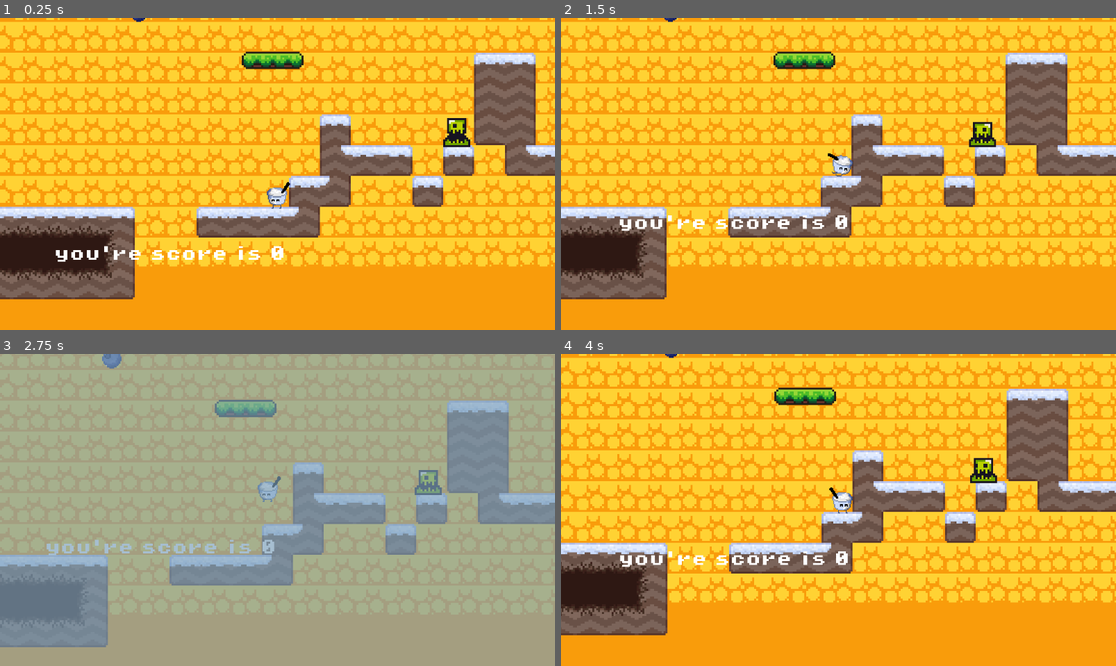
Above: before the commit, frames 1-4 (two rows, left to right).
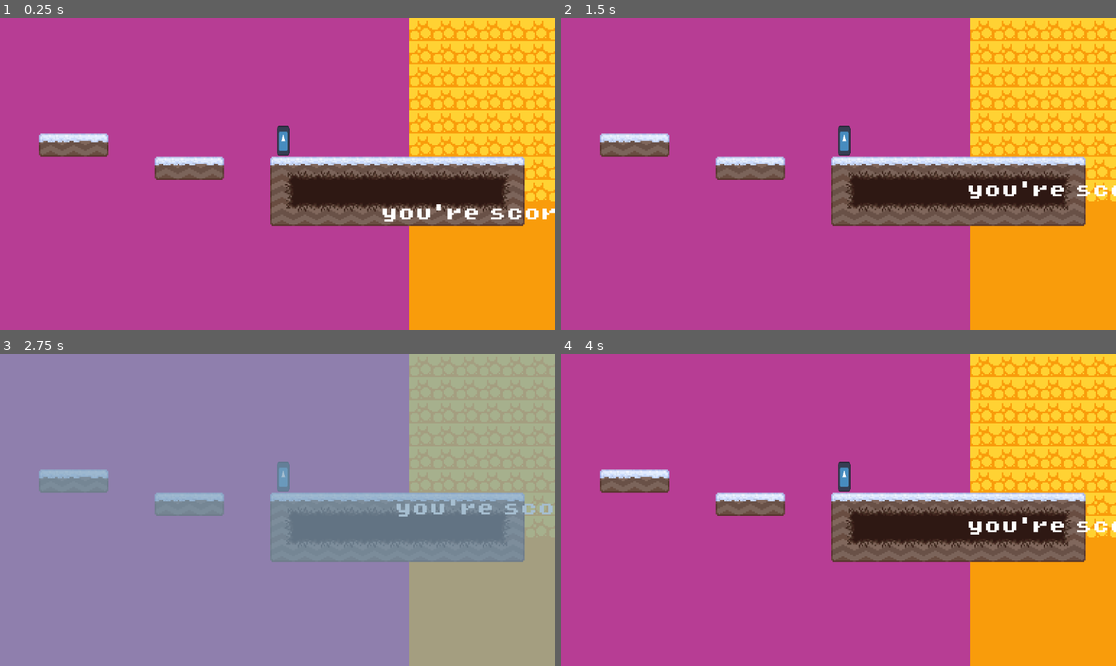
Above: after the commit, the same moments.

Repository: KingKiwiThe3rd/Priff-My-Beloved
Game: Godot game, scene res://scenes/game.tscn
The game is run twice, just before and just after one commit, with the same random seed, the same clock (stepped at 60 frames per second) and the same inputs. The engine's default icon, where the game draws it, is replaced by a stand-in: a white triangle on a blue panel in a dark square.
Inputs:
- Up to frame 1 (0.25 s): no input
- Up to frame 2 (1.5 s): hold Right (Move Right) from 0.53 s (still down); tap Space (Jump) at 0.6, 0.77, 1.07 s; tap Shift (Dash) at 1.35 s
- Up to frame 3 (2.75 s): tap Space (Jump) at 1.52, 1.55, 1.82, 2.3 s; release Right (Move Right) at 2.03 s; hold A (Move Left) from 2.03 s (still down); tap F (time_slow) at 2.1 s
- Up to frame 4 (4 s): release A (Move Left) at 2.78 s; hold Right (Move Right) from 2.78 s (still down); tap Space (Jump) at 2.85, 3.02, 3.32, 3.77, 3.8 s; tap Shift (Dash) at 3.6 s

The runs differ from the first frame. In frame 1, 88% of the frame differs, in the area x 0-100%, y 0-100%; in frame 2, 88%; in frame 3, 77%; in frame 4, 88%.

Commit message:
added new animations

Diff:
--- a/scenes/camera_zone.tscn
+++ b/scenes/camera_zone.tscn
@@ -6,7 +6,7 @@
 size = Vector2(100, 490)
 
 [node name="CameraZone" type="Area2D"]
-collision_mask = 4
+collision_mask = 6
 script = ExtResource("1_y6if2")
 
 [node name="CollisionShape2D2" type="CollisionShape2D" parent="."]
--- a/scenes/game.tscn
+++ b/scenes/game.tscn
@@ -1,9 +1,10 @@
-[gd_scene load_steps=21 format=3 uid="uid://borctkti25q41"]
+[gd_scene load_steps=22 format=3 uid="uid://borctkti25q41"]
 
 [ext_resource type="PackedScene" uid="uid://bowmp2irv84q6" path="res://scenes/priff.tscn" id="1_pqc4m"]
 [ext_resource type="Script" uid="uid://cl888tpmf610n" path="res://scripts/priff.gd" id="2_vn441"]
 [ext_resource type="Texture2D" uid="uid://s7nh266hpih3" path="res://assets/sprites/world_tileset.png" id="3_5h83q"]
 [ext_resource type="Texture2D" uid="uid://dyhd2bigbrg0h" path="res://assets/sprites/ap6igho8.png" id="3_i75mv"]
+[ext_resource type="Script" uid="uid://dnb3hvg883nlu" path="res://scripts/camera_2d.gd" id="3_kvuet"]
 [ext_resource type="PackedScene" uid="uid://qcob8sd6dwbd" path="res://scenes/gplatform.tscn" id="4_7u5vg"]
 [ext_resource type="PackedScene" uid="uid://8u1td8yku887" path="res://scenes/coin.tscn" id="5_awnxt"]
 [ext_resource type="PackedScene" uid="uid://bl7seeri7bbgm" path="res://scenes/slime.tscn" id="6_cicc7"]
@@ -339,7 +340,20 @@
 [node name="Priff" parent="." instance=ExtResource("1_pqc4m")]
 z_index = 10
 position = Vector2(53, 91)
+scale = Vector2(1.5, 1.5)
 script = ExtResource("2_vn441")
+
+[node name="Camera2D" type="Camera2D" parent="Priff"]
+position = Vector2(-11, -24)
+scale = Vector2(0.4, 0.279999)
+zoom = Vector2(3, 3)
+limit_bottom = 160
+position_smoothing_enabled = true
+drag_horizontal_enabled = true
+drag_vertical_enabled = true
+drag_top_margin = 0.3
+drag_bottom_margin = 0.3
+script = ExtResource("3_kvuet")
 
 [node name="TileMap" type="TileMap" parent="."]
 position = Vector2(-5, 0)
@@ -500,3 +514,5 @@
 color = Color(0.996078, 0, 0, 0.65098)
 
 [node name="CameraZone" parent="." instance=ExtResource("12_dinhu")]
+position = Vector2(14, 75)
+scale = Vector2(1.5, 1.5)
--- a/scenes/priff.tscn
+++ b/scenes/priff.tscn
@@ -1,147 +1,70 @@
-[gd_scene load_steps=44 format=3 uid="uid://bowmp2irv84q6"]
+[gd_scene load_steps=23 format=3 uid="uid://bowmp2irv84q6"]
 
-[ext_resource type="Texture2D" uid="uid://dwr20yab21rnf" path="res://assets/sprites/Priff my beloved_dash.png" id="1_b3fik"]
-[ext_resource type="Texture2D" uid="uid://d1c02k04rrfnx" path="res://assets/sprites/Priff my beloved_fall.png" id="1_dq3ae"]
-[ext_resource type="Texture2D" uid="uid://dy3bkk8qnnsu5" path="res://assets/sprites/Priff my beloved_idle-Sheet.png" id="1_vavi7"]
-[ext_resource type="Texture2D" uid="uid://ylohvb1w4fi6" path="res://assets/sprites/Priff my beloved_anticipationJump.png" id="2_su55d"]
-[ext_resource type="Texture2D" uid="uid://d2g063wymlypo" path="res://assets/sprites/Priff my beloved_jump.png" id="3_4f2gj"]
-[ext_resource type="Texture2D" uid="uid://byinmhwmxm3ij" path="res://assets/sprites/Priff my beloved_walk-Sheet.png" id="3_qtxau"]
+[ext_resource type="Texture2D" uid="uid://c5kimk0mm3fv5" path="res://assets/sprites/priff_new_look_4.png" id="1_j4on4"]
+[ext_resource type="Texture2D" uid="uid://cjavwqc0381bs" path="res://assets/sprites/priff_new_look_2.png" id="2_vfhwo"]
+[ext_resource type="Texture2D" uid="uid://p2xlcto68yfh" path="res://assets/sprites/priff_new_look_3.png" id="3_k74yn"]
+[ext_resource type="Texture2D" uid="uid://bg7lvq50nfjbd" path="res://assets/sprites/priff_new-look_1.png" id="6_52h14"]
 [ext_resource type="Script" uid="uid://4l2s8w836mhf" path="res://scripts/dash_manager.gd" id="7_qdgp1"]
 [ext_resource type="Script" uid="uid://bi8cd36alxvtx" path="res://scripts/ui_manager.gd" id="8_2i0o8"]
 [ext_resource type="FontFile" uid="uid://ceoyep7e0baws" path="res://assets/fonts/PixelOperator8-Bold.ttf" id="9_posfk"]
 
-[ext_resource type="FontFile" uid="uid://b8i13b3yqmoai" path="res://assets/fonts/PixelOperator8-Bold.ttf" id="9_posfk"]
-[ext_resource type="Script" uid="uid://dnb3hvg883nlu" path="res://scripts/camera_2d.gd" id="10_vfhwo"]
+[sub_resource type="AtlasTexture" id="AtlasTexture_5rsy8"]
+atlas = ExtResource("1_j4on4")
+region = Rect2(0, 0, 16, 16)
 
-[sub_resource type="AtlasTexture" id="AtlasTexture_5u1xv"]
-atlas = ExtResource("1_dq3ae")
-region = Rect2(0, 0, 32, 32)
+[sub_resource type="AtlasTexture" id="AtlasTexture_5drvw"]
+atlas = ExtResource("2_vfhwo")
+region = Rect2(0, 0, 16, 16)
 
-[sub_resource type="AtlasTexture" id="AtlasTexture_4umdc"]
-atlas = ExtResource("1_vavi7")
-region = Rect2(0, 0, 32, 32)
+[sub_resource type="AtlasTexture" id="AtlasTexture_vfhwo"]
+atlas = ExtResource("3_k74yn")
+region = Rect2(0, 0, 16, 16)
 
-[sub_resource type="AtlasTexture" id="AtlasTexture_3r3ya"]
-atlas = ExtResource("1_vavi7")
-region = Rect2(32, 0, 32, 32)
+[sub_resource type="AtlasTexture" id="AtlasTexture_52h14"]
+atlas = ExtResource("3_k74yn")
+region = Rect2(16, 0, 16, 16)
 
-[sub_resource type="AtlasTexture" id="AtlasTexture_dsqcq"]
-atlas = ExtResource("1_vavi7")
-region = Rect2(64, 0, 32, 32)
+[sub_resource type="AtlasTexture" id="AtlasTexture_vu2oc"]
+atlas = ExtResource("2_vfhwo")
+region = Rect2(0, 0, 16, 16)
 
-[sub_resource type="AtlasTexture" id="AtlasTexture_5grfq"]
-atlas = ExtResource("1_vavi7")
-region = Rect2(96, 0, 32, 32)
+[sub_resource type="AtlasTexture" id="AtlasTexture_karg0"]
+atlas = ExtResource("6_52h14")
+region = Rect2(0, 0, 16, 16)
 
-[sub_resource type="AtlasTexture" id="AtlasTexture_rn0p7"]
-atlas = ExtResource("1_vavi7")
-region = Rect2(128, 0, 32, 32)
+[sub_resource type="AtlasTexture" id="AtlasTexture_kubuc"]
+atlas = ExtResource("6_52h14")
+region = Rect2(16, 0, 16, 16)
 
-[sub_resource type="AtlasTexture" id="AtlasTexture_10kq6"]
-atlas = ExtResource("1_vavi7")
-region = Rect2(160, 0, 32, 32)
+[sub_resource type="AtlasTexture" id="AtlasTexture_npyay"]
+atlas = ExtResource("6_52h14")
+region = Rect2(32, 0, 16, 16)
 
-[sub_resource type="AtlasTexture" id="AtlasTexture_hcp6b"]
-atlas = ExtResource("1_vavi7")
-region = Rect2(192, 0, 32, 32)
+[sub_resource type="AtlasTexture" id="AtlasTexture_6lqxd"]
+atlas = ExtResource("6_52h14")
+region = Rect2(48, 0, 16, 16)
 
-[sub_resource type="AtlasTexture" id="AtlasTexture_ke3sh"]
-atlas = ExtResource("1_vavi7")
-region = Rect2(224, 0, 32, 32)
+[sub_resource type="AtlasTexture" id="AtlasTexture_yama8"]
+atlas = ExtResource("6_52h14")
+region = Rect2(64, 0, 16, 16)
 
-[sub_resource type="AtlasTexture" id="AtlasTexture_3wqbe"]
-atlas = ExtResource("1_vavi7")
-region = Rect2(256, 0, 32, 32)
+[sub_resource type="AtlasTexture" id="AtlasTexture_mkgla"]
+atlas = ExtResource("6_52h14")
+region = Rect2(80, 0, 16, 16)
 
-[sub_resource type="AtlasTexture" id="AtlasTexture_fb4ph"]
-atlas = ExtResource("1_vavi7")
-region = Rect2(288, 0, 32, 32)
+[sub_resource type="AtlasTexture" id="AtlasTexture_svlr1"]
+atlas = ExtResource("6_52h14")
+region = Rect2(96, 0, 16, 16)
 
-[sub_resource type="AtlasTexture" id="AtlasTexture_iauno"]
-atlas = ExtResource("1_vavi7")
-region = Rect2(320, 0, 32, 32)
-
-[sub_resource type="AtlasTexture" id="AtlasTexture_fios0"]
-atlas = ExtResource("1_vavi7")
-region = Rect2(352, 0, 32, 32)
-
-[sub_resource type="AtlasTexture" id="AtlasTexture_0iio3"]
-atlas = ExtResource("2_su55d")
-region = Rect2(0, 0, 32, 32)
-
-[sub_resource type="AtlasTexture" id="AtlasTexture_862m7"]
-atlas = ExtResource("3_4f2gj")
-region = Rect2(0, 0, 32, 32)
-
-[sub_resource type="AtlasTexture" id="AtlasTexture_glyvy"]
-atlas = ExtResource("3_qtxau")
-region = Rect2(0, 0, 32, 32)
-
-[sub_resource type="AtlasTexture" id="AtlasTexture_ru1k3"]
-atlas = ExtResource("3_qtxau")
-region = Rect2(32, 0, 32, 32)
-
-[sub_resource type="AtlasTexture" id="AtlasTexture_c35ry"]
-atlas = ExtResource("3_qtxau")
-region = Rect2(64, 0, 32, 32)
-
-[sub_resource type="AtlasTexture" id="AtlasTexture_25i45"]
-atlas = ExtResource("3_qtxau")
-region = Rect2(96, 0, 32, 32)
-
-[sub_resource type="AtlasTexture" id="AtlasTexture_63s5x"]
-atlas = ExtResource("3_qtxau")
-region = Rect2(128, 0, 32, 32)
-
-[sub_resource type="AtlasTexture" id="AtlasTexture_21y78"]
-atlas = ExtResource("3_qtxau")
-region = Rect2(160, 0, 32, 32)
-
-[sub_resource type="AtlasTexture" id="AtlasTexture_bowif"]
-atlas = ExtResource("3_qtxau")
-region = Rect2(192, 0, 32, 32)
-
-[sub_resource type="AtlasTexture" id="AtlasTexture_s8gdi"]
-atlas = ExtResource("3_qtxau")
-region = Rect2(224, 0, 32, 32)
-
-[sub_resource type="AtlasTexture" id="AtlasTexture_8rqvh"]
-atlas = ExtResource("3_qtxau")
-region = Rect2(256, 0, 32, 32)
-
-[sub_resource type="AtlasTexture" id="AtlasTexture_ppcrg"]
-atlas = ExtResource("3_qtxau")
-region = Rect2(288, 0, 32, 32)
-
-[sub_resource type="AtlasTexture" id="AtlasTexture_efbwm"]
-atlas = ExtResource("3_qtxau")
-region = Rect2(320, 0, 32, 32)
-
-[sub_resource type="AtlasTexture" id="AtlasTexture_sll23"]
-atlas = ExtResource("3_qtxau")
-region = Rect2(352, 0, 32, 32)
-
-[sub_resource type="AtlasTexture" id="AtlasTexture_fo5k0"]
-atlas = ExtResource("3_qtxau")
-region = Rect2(384, 0, 32, 32)
-
-[sub_resource type="AtlasTexture" id="AtlasTexture_v45g1"]
-atlas = ExtResource("3_qtxau")
-region = Rect2(416, 0, 32, 32)
-
-[sub_resource type="AtlasTexture" id="AtlasTexture_wquoa"]
-atlas = ExtResource("3_qtxau")
-region = Rect2(448, 0, 32, 32)
-
-[sub_resource type="AtlasTexture" id="AtlasTexture_rwnfo"]
-atlas = ExtResource("3_qtxau")
-region = Rect2(480, 0, 32, 32)
+[sub_resource type="AtlasTexture" id="AtlasTexture_ffy1t"]
+atlas = ExtResource("6_52h14")
+region = Rect2(112, 0, 16, 16)
 
 [sub_resource type="SpriteFrames" id="SpriteFrames_koho6"]
 animations = [{
 "frames": [{
 "duration": 1.0,
-"texture": ExtResource("1_b3fik")
+"texture": SubResource("AtlasTexture_5rsy8")
 }],
 "loop": true,
 "name": &"dash",
@@ -149,7 +72,7 @@
 }, {
 "frames": [{
 "duration": 1.0,
-"texture": SubResource("AtlasTexture_5u1xv")
+"texture": SubResource("AtlasTexture_5drvw")
 }],
 "loop": true,
 "name": &"falling",
@@ -157,40 +80,10 @@
 }, {
 "frames": [{
 "duration": 1.0,
-"texture": SubResource("AtlasTexture_4umdc")
+"texture": SubResource("AtlasTexture_vfhwo")
 }, {
 "duration": 1.0,
-"texture": SubResource("AtlasTexture_3r3ya")
-}, {
-"duration": 1.0,
-"texture": SubResource("AtlasTexture_dsqcq")
-}, {
-"duration": 1.0,
-"texture": SubResource("AtlasTexture_5grfq")
-}, {
-"duration": 1.0,
-"texture": SubResource("AtlasTexture_rn0p7")
-}, {
-"duration": 1.0,
-"texture": SubResource("AtlasTexture_10kq6")
-}, {
-"duration": 1.0,
-"texture": SubResource("AtlasTexture_hcp6b")
-}, {
-"duration": 1.0,
-"texture": SubResource("AtlasTexture_ke3sh")
-}, {
-"duration": 1.0,
-"texture": SubResource("AtlasTexture_3wqbe")
-}, {
-"duration": 1.0,
-"texture": SubResource("AtlasTexture_fb4ph")
-}, {
-"duration": 1.0,
-"texture": SubResource("AtlasTexture_iauno")
-}, {
-"duration": 1.0,
-"texture": SubResource("AtlasTexture_fios0")
+"texture": SubResource("AtlasTexture_52h14")
 }],
 "loop": true,
 "name": &"idle",
@@ -198,10 +91,7 @@
 }, {
 "frames": [{
 "duration": 1.0,
-"texture": SubResource("AtlasTexture_0iio3")
-}, {
-"duration": 1.0,
-"texture": SubResource("AtlasTexture_862m7")
+"texture": SubResource("AtlasTexture_vu2oc")
 }],
 "loop": false,
 "name": &"jump",
@@ -209,60 +99,36 @@
 }, {
 "frames": [{
 "duration": 1.0,
-"texture": SubResource("AtlasTexture_glyvy")
+"texture": SubResource("AtlasTexture_karg0")
 }, {
 "duration": 1.0,
-"texture": SubResource("AtlasTexture_ru1k3")
+"texture": SubResource("AtlasTexture_kubuc")
 }, {
 "duration": 1.0,
-"texture": SubResource("AtlasTexture_c35ry")
+"texture": SubResource("AtlasTexture_npyay")
 }, {
 "duration": 1.0,
-"texture": SubResource("AtlasTexture_25i45")
+"texture": SubResource("AtlasTexture_6lqxd")
 }, {
 "duration": 1.0,
-"texture": SubResource("AtlasTexture_63s5x")
+"texture": SubResource("AtlasTexture_yama8")
 }, {
 "duration": 1.0,
-"texture": SubResource("AtlasTexture_21y78")
+"texture": SubResource("AtlasTexture_mkgla")
 }, {
 "duration": 1.0,
-"texture": SubResource("AtlasTexture_bowif")
+"texture": SubResource("AtlasTexture_svlr1")
 }, {
 "duration": 1.0,
-"texture": SubResource("AtlasTexture_s8gdi")
-}, {
-"duration": 1.0,
-"texture": SubResource("AtlasTexture_8rqvh")
-}, {
-"duration": 1.0,
-"texture": SubResource("AtlasTexture_ppcrg")
-}, {
-"duration": 1.0,
-"texture": SubResource("AtlasTexture_efbwm")
-}, {
-"duration": 1.0,
-"texture": SubResource("AtlasTexture_sll23")
-}, {
-"duration": 1.0,
-"texture": SubResource("AtlasTexture_fo5k0")
-}, {
-"duration": 1.0,
-"texture": SubResource("AtlasTexture_v45g1")
-}, {
-"duration": 1.0,
-"texture": SubResource("AtlasTexture_wquoa")
-}, {
-"duration": 1.0,
-"texture": SubResource("AtlasTexture_rwnfo")
+"texture": SubResource("AtlasTexture_ffy1t")
 }],
 "loop": true,
 "name": &"run",
-"speed": 5.0
+"speed": 10.0
 }]
 
-[sub_resource type="CircleShape2D" id="CircleShape2D_ecc2f"]
-radius = 5.38516
+[sub_resource type="RectangleShape2D" id="RectangleShape2D_5drvw"]
+size = Vector2(6, 7)
 
 [node name="Priff" type="CharacterBody2D"]
 collision_layer = 2
@@ -273,11 +139,10 @@
 sprite_frames = SubResource("SpriteFrames_koho6")
 animation = &"dash"
 autoplay = "idle"
-frame_progress = 0.00943017
 
 [node name="CollisionShape2D" type="CollisionShape2D" parent="."]
-position = Vector2(0, -8)
-shape = SubResource("CircleShape2D_ecc2f")
+position = Vector2(0, -7.5)
+shape = SubResource("RectangleShape2D_5drvw")
 
 [node name="DashManager" type="Node2D" parent="."]
 script = ExtResource("7_qdgp1")
@@ -294,11 +159,3 @@
 theme_override_font_sizes/font_size = 8
 text = "you're score is 0"
 metadata/_edit_use_anchors_ = true
-
-[node name="Camera2D" type="Camera2D" parent="."]
-position = Vector2(0, -8)
-scale = Vector2(0.4, 0.279999)
-zoom = Vector2(4, 4)
-limit_bottom = 160
-position_smoothing_enabled = true
-script = ExtResource("10_vfhwo")
--- a/scripts/camera_2d.gd
+++ b/scripts/camera_2d.gd
@@ -1,11 +1,41 @@
-# SmoothCamera.gd
 extends Camera2D
 
-@export var follow_strength := 0.1  # 0 = locked, 1 = full follow
+@export var target_path: NodePath = NodePath("Priff")
+@export var deadzone_size: Vector2 = Vector2(200, 150)
+@export var smooth_speed: float = 5.0
+@export var vertical_offset_ratio: float = 0.3  # 30% of screen height
+
+var target: Node2D
+
+func _ready():
+	make_current()
+	target = get_node_or_null(target_path)
 
 func _process(delta):
-	if not is_instance_valid(get_parent()):
+	if not target:
 		return
 
-	var target_pos = get_parent().global_position
-	global_position = lerp(global_position, target_pos, follow_strength)
+	# 1) Compute Priff's target position with a vertical offset
+	var viewport_h = get_viewport_rect().size.y
+	var y_offset = viewport_h * vertical_offset_ratio
+	var target_pos = target.global_position - Vector2(0, y_offset)
+
+	# 2) How far that is from the camera center
+	var cam_pos = global_position
+	var diff = target_pos - cam_pos
+
+	# 3) Only move outside the deadzone
+	var dz = deadzone_size * 0.5
+	var move = Vector2.ZERO
+	if diff.x > dz.x:
+		move.x = diff.x - dz.x
+	elif diff.x < -dz.x:
+		move.x = diff.x + dz.x
+	if diff.y > dz.y:
+		move.y = diff.y - dz.y
+	elif diff.y < -dz.y:
+		move.y = diff.y + dz.y
+
+	# 4) Smoothly nudge the camera
+	var desired = cam_pos + move
+	global_position = cam_pos.linear_interpolate(desired, smooth_speed * delta)
--- a/scripts/camera_zone.gd
+++ b/scripts/camera_zone.gd
@@ -3,22 +3,23 @@
 
 @export var camera_bounds: Rect2 = Rect2()
 
-
 func _ready():
-	print("CameraZone ready")
+	connect("body_entered", Callable(self, "_on_body_entered"))
+	connect("body_exited",  Callable(self, "_on_body_exited"))
 
 func _on_body_entered(body):
-	print("ENTERED ZONE: ", body.name)
 	if body.name == "Priff":
-		var cam = body.get_node_or_null("Camera2D")
-		if cam:
-			# inside _on_body_entered:
+		var cam = body.get_node("Camera2D")
+		cam.limit_left   = int(camera_bounds.position.x)
+		cam.limit_top    = int(camera_bounds.position.y)
+		cam.limit_right  = int(camera_bounds.position.x + camera_bounds.size.x)
+		cam.limit_bottom = int(camera_bounds.position.y + camera_bounds.size.y)
 
-			cam.limit_left = int(camera_bounds.position.x)
-			cam.limit_top = int(camera_bounds.position.y)
-			cam.limit_right = int(camera_bounds.position.x + camera_bounds.size.x)
-			cam.limit_bottom = int(camera_bounds.position.y + camera_bounds.size.y)
-			print("Camera limits updated to: ", camera_bounds)
-
-func _draw():
-	draw_rect(camera_bounds, Color.RED, false)
+func _on_body_exited(body):
+	if body.name == "Priff":
+		var cam = body.get_node("Camera2D")
+		# “Disable” clamping by using huge limits:
+		cam.limit_left   = -100000
+		cam.limit_top    = -100000
+		cam.limit_right  =  100000
+		cam.limit_bottom =  100000
Binary file added: assets/sprites/priff_new-look_1.png
Binary file added: assets/sprites/priff_new_look_2.png
Binary file added: assets/sprites/priff_new_look_3.png
Binary file added: assets/sprites/priff_new_look_4.png
Not shown, added: assets/sprites/newPriffAnimations.eml
